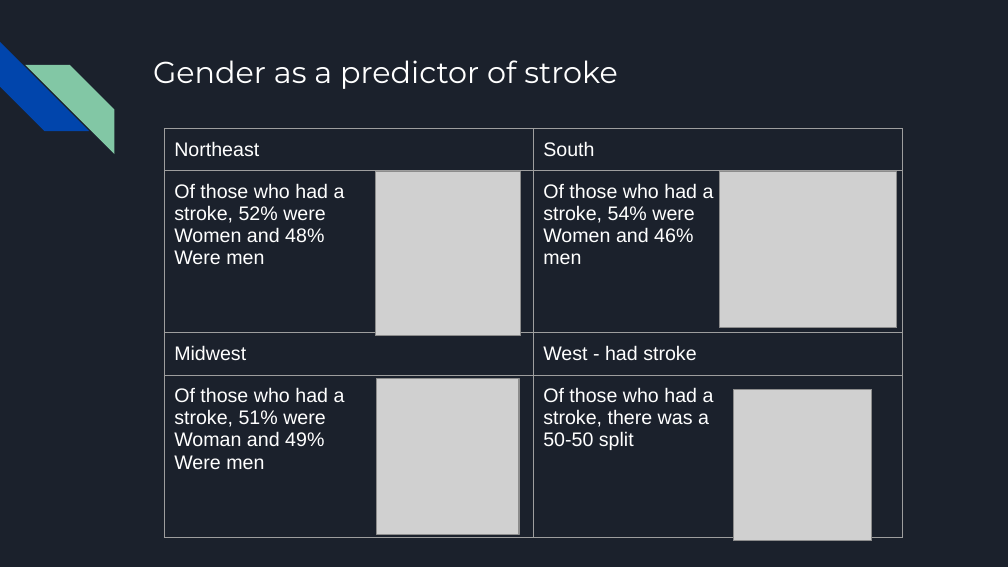
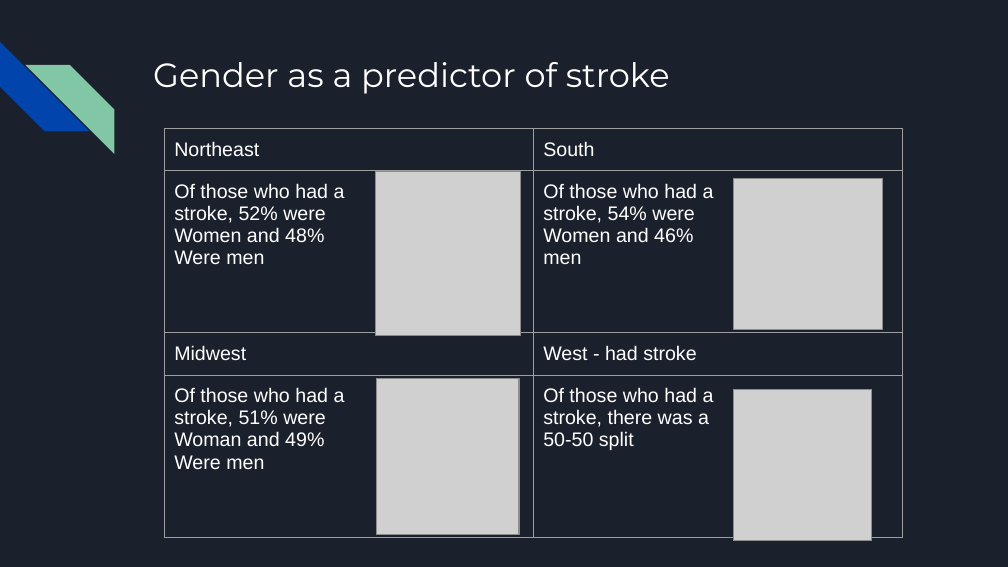
Before and after one commit to anelaherandez/Project_1_Team7, a slide deck: slide 8 of Team 7 .pptx. Drawn at 1008x567 pixels with LibreOffice and Linux fonts; fonts in the diff are those of the drawing; grey boxes stand for pictures. Boxes give left, top, right and bottom in pixels: in the first picture for what was removed or moved away, otherwise in the second. Text is boxed around its words. In the diff, an @@ line names an element or a change of style, - is before the commit and + after.

```diff
--- a/Team 7 .pptx
+++ b/Team 7 .pptx
@@ title "Gender as a predictor of ..." at bbox=[153, 62, 670, 94]: size 21.6 to 24 pt @@
@@ table: place and size @@
-table at bbox=[164, 128, 902, 473]
+table at bbox=[164, 128, 902, 540]
@@ picture: place and size @@
-picture at bbox=[720, 172, 897, 329]
+picture at bbox=[733, 178, 882, 330]
```
Also in this commit, not shown: 7 other slides changed.
